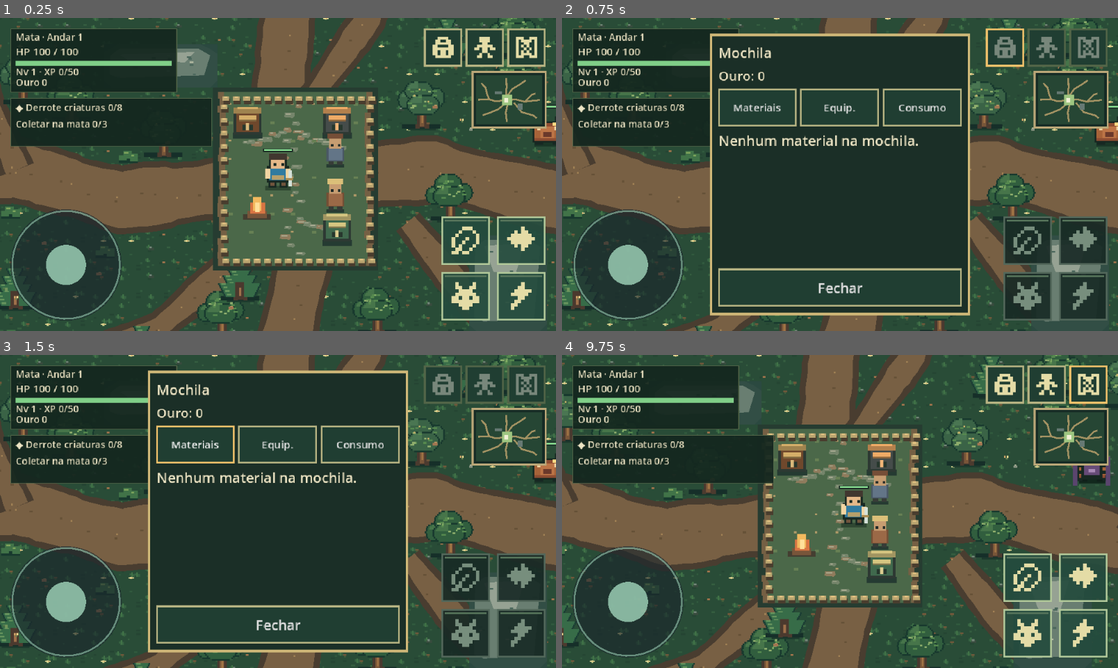
Above: before the commit, frames 1-4 (two rows, left to right).
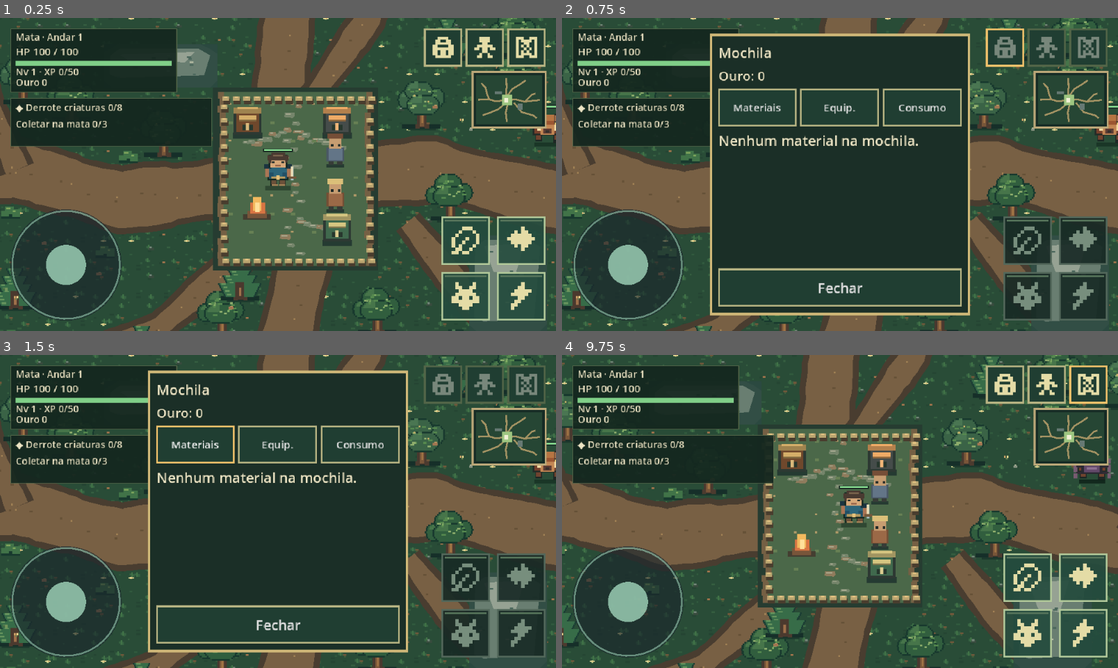
Above: after the commit, the same moments.

Repository: thiagohugo12-dotcom/arveon
Game: Godot game, scene res://scenes/main.tscn
Two runs of this game, one before a commit and one after it. Both use one fixed random seed, a clock stepped at 60 frames per second and the inputs below.
Inputs (mouse positions are in pixels of both pictures, inside the frame that each line leads up to):
- Up to frame 1 (0.25 s): no input
- Up to frame 2 (0.75 s): click (1006, 46) at 0.52 s
- Up to frame 3 (1.5 s): click "Materiais" at 1.25 s
- Up to frame 4 (9.75 s): click "Equip." at 2 s; click "Consumo" at 2.75 s; click "Fechar" at 3.5 s; click (1045, 383) at 4.27 s; click "Personagem" at 5 s; click "Habilidades" at 5.75 s; click "Fechar · C / Esc" at 6.5 s; click (1090, 383) at 7.27 s; tap Enter at 8 s; drag from (628, 602) to (895, 442) at 8.02 s; drag from (1029, 577) to (812, 574) at 8.77 s; tap Space at 9.5 s; move the mouse to (1084, 577) at 9.52 s; hold D (move_right) from 9.53 s (still down); hold E (interact) from 9.53 s (still down); click (1084, 577) at 9.67 s

The runs differ from the first frame. In frame 1, 0.6% of the frame differs, in the area x 47-100%, y 30-55%; in frame 2, 0.2%; in frame 3, 0.2%; in frame 4, 0.6%, in the area x 50-99%, y 32-55%.

Commit message:
Add animated pixel actor atlas and rooted guardian silhouette

Diff:
--- a/scripts/presentation/actor_view.gd
+++ b/scripts/presentation/actor_view.gd
@@ -1,7 +1,8 @@
 class_name ActorView
 extends Node2D
 
-# Procedural pixel-style actors: temporary art, independent of hitboxes/gameplay.
+# Small hand-authored frames; visual state is independent of hitboxes/gameplay.
+const ATLAS := preload("res://assets/art/actor_atlas.png")
 @export_enum("Aventureiro", "Javali", "Aranha", "Mandacaru") var appearance: int = 0
 var facing := Vector2.DOWN
 var hp_ratio: float = 1.0
@@ -118,11 +119,14 @@
 					draw_rect(Rect2(mark - Vector2(2, 2), Vector2(4, 4)), Color("#f7d47c"))
 	var step: float = -2.0 if walking and anim_frame % 2 == 0 else 0.0
 	px(-15, 13, 30, 5, Color(0.02, 0.08, 0.06, 0.40))
-	match appearance:
-		0: _draw_adventurer(step)
-		1: _draw_boar(step)
-		2: _draw_spider(step)
-		3: _draw_cactus(step)
+	var frame := anim_frame if walking else 0
+	draw_texture_rect_region(ATLAS, Rect2(-24, -32 + step, 48, 48), Rect2(frame * 48, appearance * 48, 48, 48))
+	if elite:
+		# Ochre mantle, bright crest and eye tint distinguish elite enemies at a glance.
+		px(-16, -24 + step, 7, 5, Color("#bd844b"))
+		px(9, -24 + step, 7, 5, Color("#bd844b"))
+		px(-8, -27 + step, 16, 3, Color("#e5b968"))
+		px(-3, -32 + step, 6, 5, Color("#cf6c48"))
 	if attack_left > 0.0 and appearance == 0:
 		var side: float = -1.0 if facing.x < -0.3 else 1.0
 		px(side * 15.0 - 3.0, -22.0, 5, 31, Color("#fce7a1"))
@@ -147,74 +151,3 @@
 			px(side * (8 + drift), 3 + drift, 4, 4, Color("#685641"))
 	px(-17, -30, 34, 4, LINE)
 	px(-16, -29, 32.0 * hp_ratio, 2, Color("#8ce395"))
-
-func _draw_adventurer(b: float) -> void:
-	# Boots / gait animation, cloak, hair, face and short sword.
-	var swing: float = 3.0 if walking and anim_frame % 2 == 0 else -3.0 if walking else 0.0
-	px(-11, 6 + b, 9, 9 + swing * 0.3, LINE)
-	px(2, 6 + b, 9, 9 - swing * 0.3, LINE)
-	px(-9, 6 + b, 5, 7, Color("#70543d"))
-	px(4, 6 + b, 5, 7, Color("#70543d"))
-	px(-13, -10 + b, 26, 19, LINE)
-	px(-10, -9 + b, 20, 16, Color("#307ba0"))
-	px(-7, 1 + b, 14, 5, Color("#b7a06a"))
-	px(-15, -7 + b + swing * 0.5, 6, 12, PALE)
-	px(9, -7 + b - swing * 0.5, 6, 12, PALE)
-	px(-10, -24 + b, 20, 17, LINE)
-	px(-8, -20 + b, 16, 13, Color("#e6b989"))
-	px(-10, -24 + b, 20, 7, Color("#41372f"))
-	px(-5, -13 + b, 3, 3, LINE)
-	px(4, -13 + b, 3, 3, LINE)
-	var side: float = -1.0 if facing.x < -0.3 else 1.0
-	px(side * 14.0 - 2.0, -5 + b, 4, 19, Color("#d5e1d9"))
-	px(side * 12.0 - 3.0, 4 + b, 8, 3, Color("#aa8b51"))
-
-func _draw_boar(b: float) -> void:
-	var stride: float = 2.0 if walking and anim_frame % 2 == 0 else 0.0
-	px(-14, 8, 9, 8 - stride, LINE)
-	px(6, 8, 9, 8 + stride, LINE)
-	px(-17, -11 + b, 34, 24, LINE)
-	px(-15, -9 + b, 30, 20, Color("#8e4d32"))
-	px(-15, -8 + b, 9, 16, Color("#a76339"))
-	px(8, -8 + b, 9, 16, Color("#a76339"))
-	px(-18, -17 + b, 9, 8, LINE)
-	px(9, -17 + b, 9, 8, LINE)
-	px(-8, -5 + b, 16, 13, Color("#bd7547"))
-	px(-5, 1 + b, 10, 6, Color("#6b392b"))
-	px(-12, -5 + b, 4, 4, PALE)
-	px(8, -5 + b, 4, 4, PALE)
-	px(-10, -10 + b, 4, 4, Color("#fcdb84"))
-	px(6, -10 + b, 4, 4, Color("#fcdb84"))
-
-func _draw_spider(b: float) -> void:
-	var stride: float = 4.0 if walking and anim_frame % 2 == 0 else -2.0 if walking else 0.0
-	for side in [-1, 1]:
-		for leg in range(4):
-			var yy: float = -13.0 + float(leg) * 8.0
-			px(float(side * 15) - 3, yy + b, 7, 4, LINE)
-			px(float(side * 19) - 3, yy + b + stride * (1.0 if leg % 2 == 0 else -1.0), 5, 9, Color("#5b456f"))
-	px(-12, -13 + b, 24, 24, LINE)
-	px(-9, -11 + b, 18, 19, Color("#674b78"))
-	px(-7, -20 + b, 14, 12, LINE)
-	px(-5, -18 + b, 10, 8, Color("#9979a1"))
-	px(-6, -12 + b, 5, 4, Color("#ffe086"))
-	px(2, -12 + b, 5, 4, Color("#ffe086"))
-	px(-4, 1 + b, 8, 4, Color("#a98ab7"))
-
-func _draw_cactus(b: float) -> void:
-	px(-12, 9, 9, 7, LINE)
-	px(3, 9, 9, 7, LINE)
-	px(-10, 8, 20, 7, Color("#426c3e"))
-	px(-13, -14 + b, 26, 25, LINE)
-	px(-10, -12 + b, 20, 22, Color("#4e965e"))
-	px(-6, -12 + b, 4, 19, Color("#6db777"))
-	px(5, -12 + b, 3, 19, Color("#37794c"))
-	px(-18, -6 + b, 8, 17, LINE)
-	px(-16, -4 + b, 6, 12, Color("#4e965e"))
-	px(10, -14 + b, 8, 18, LINE)
-	px(10, -12 + b, 6, 14, Color("#6db777"))
-	px(-5, -21 + b, 10, 9, Color("#f5b66b"))
-	px(-2, -25 + b, 4, 7, Color("#ffdb76"))
-	px(-8, -4 + b, 3, 3, LINE)
-	px(5, -4 + b, 3, 3, LINE)
-	px(-2, 4 + b, 5, 3, Color("#204d38"))
--- a/scripts/presentation/guardian_view.gd
+++ b/scripts/presentation/guardian_view.gd
@@ -17,15 +17,37 @@
 			2:
 				for angle in [-0.35, 0.0, 0.35]:
 					draw_line(Vector2.ZERO, telegraph_direction.rotated(angle) * 200.0, Color("#ffc570"), 3.0)
-	draw_rect(Rect2(-30, 22, 60, 8), Color("#14291e"))
-	for x in [-22, -10, 6, 20]:
-		draw_rect(Rect2(x, 6, 8, 22), Color("#876448"))
-	draw_rect(Rect2(-22, -20, 44, 46), Color("#69482f"))
-	draw_rect(Rect2(-14, -28, 28, 45), Color("#966c41") if flash_left <= 0.0 else Color("#f7e4aa"))
-	draw_rect(Rect2(-32, -34, 64, 18), Color("#315b3a"))
-	draw_rect(Rect2(-23, -44, 46, 17), Color("#608150"))
-	draw_rect(Rect2(-12, -8, 6, 6), Color("#e5c678"))
-	draw_rect(Rect2(6, -8, 6, 6), Color("#e5c678"))
+	# Root feet, knotted trunk and offset crown give the guardian its own silhouette.
+	draw_rect(Rect2(-32, 23, 64, 6), Color("#14291e"))
+	for side in [-1, 1]:
+		var s: float = side
+		draw_colored_polygon(PackedVector2Array([
+			Vector2(s * 6, 4), Vector2(s * 20, 8), Vector2(s * 29, 25),
+			Vector2(s * 18, 22), Vector2(s * 10, 15)
+		]), Color("#60442e"))
+		draw_colored_polygon(PackedVector2Array([
+			Vector2(s * 14, -24), Vector2(s * 28, -29), Vector2(s * 41, -19),
+			Vector2(s * 36, -10), Vector2(s * 22, -14)
+		]), Color("#294c38"))
+		draw_rect(Rect2(s * 25 - 4, -25, 9, 4), Color("#61905a"))
+	draw_colored_polygon(PackedVector2Array([
+		Vector2(-20, 17), Vector2(-23, -8), Vector2(-17, -28), Vector2(-10, -39),
+		Vector2(12, -39), Vector2(22, -24), Vector2(20, 7), Vector2(13, 22), Vector2(-9, 24)
+	]), Color("#4b392b"))
+	draw_colored_polygon(PackedVector2Array([
+		Vector2(-13, 14), Vector2(-16, -12), Vector2(-10, -34),
+		Vector2(10, -34), Vector2(16, -13), Vector2(13, 16)
+	]), Color("#977047") if flash_left <= 0.0 else Color("#f7e4aa"))
+	draw_rect(Rect2(-7, -20, 4, 26), Color("#b38b5b"))
+	draw_rect(Rect2(4, -27, 3, 19), Color("#684932"))
+	draw_rect(Rect2(-10, -5, 5, 4), Color("#e8c077"))
+	draw_rect(Rect2(5, -5, 5, 4), Color("#e8c077"))
+	draw_rect(Rect2(-5, 5, 10, 3), Color("#493927"))
+	for p in [Vector2(-20, -35), Vector2(-13, -44), Vector2(1, -48), Vector2(15, -41), Vector2(22, -32)]:
+		draw_rect(Rect2(p, Vector2(13, 7)), Color("#284b36"))
+		draw_rect(Rect2(p + Vector2(3, -2), Vector2(7, 4)), Color("#5c8651"))
+	draw_rect(Rect2(-9, -43, 5, 3), Color("#9baa65"))
+	draw_rect(Rect2(11, -39, 4, 3), Color("#a3a46c"))
 	draw_rect(Rect2(-34, -57, 68, 5), Color("#1a241e"))
 	draw_rect(Rect2(-34, -57, 68 * hp_ratio, 5), Color("#97c273"))
 	draw_string(ThemeDB.fallback_font, Vector2(-48, -64), "Guardião das Raízes", HORIZONTAL_ALIGNMENT_LEFT, -1, 11, Color("#e7cf8a"))
--- a/tests/mobile_capture.gd
+++ b/tests/mobile_capture.gd
@@ -69,6 +69,33 @@
 		main.hud.show_station("Ferreiro", p)
 		await _capture(orientation + "_smith")
 		main.hud.close_station()
+	# Separate art sheet makes every integrated actor and two walk poses reviewable.
+	root.size = Vector2i(640, 360)
+	root.content_scale_size = Vector2i(640, 360)
+	main.visible = false
+	var gallery := Node2D.new()
+	root.add_child(gallery)
+	var backdrop := ColorRect.new()
+	backdrop.color = Color("#294c37")
+	backdrop.size = Vector2(640, 360)
+	gallery.add_child(backdrop)
+	var samples: Array[ActorView] = []
+	for i in range(5):
+		var sample := ActorView.new()
+		sample.appearance = 1 if i == 4 else i
+		sample.elite = i == 4
+		sample.position = Vector2(73 + i * 101, 205)
+		gallery.add_child(sample)
+		samples.append(sample)
+	var boss := GuardianView.new()
+	boss.position = Vector2(572, 205)
+	gallery.add_child(boss)
+	await _capture("actors_idle")
+	for sample in samples:
+		sample.walking = true
+		sample.anim_frame = 1
+	await _capture("actors_stride")
+	gallery.queue_free()
 	main.queue_free()
 	await process_frame
 	DirAccess.remove_absolute(ProjectSettings.globalize_path(path))
--- /dev/null
+++ b/tools/generate_actor_atlas.gd
@@ -0,0 +1,115 @@
+extends SceneTree
+
+# Hand-authored 48px frames, four walk phases per actor. Source stays reproducible.
+const SIZE := 48
+var atlas: Image
+
+func _initialize() -> void:
+	atlas = Image.create(SIZE * 4, SIZE * 4, false, Image.FORMAT_RGBA8)
+	atlas.fill(Color.TRANSPARENT)
+	for actor in range(4):
+		for frame in range(4):
+			var o := Vector2i(frame * SIZE, actor * SIZE)
+			match actor:
+				0: _adventurer(o, frame)
+				1: _boar(o, frame)
+				2: _spider(o, frame)
+				3: _cactus(o, frame)
+	var error := atlas.save_png("res://assets/art/actor_atlas.png")
+	print("Actor atlas: ", error, " · 192x192")
+	quit(0 if error == OK else 1)
+
+func _p(o: Vector2i, x: int, y: int, w: int, h: int, c: String) -> void:
+	atlas.fill_rect(Rect2i(o + Vector2i(x, y), Vector2i(w, h)), Color(c))
+
+func _adventurer(o: Vector2i, f: int) -> void:
+	var bob := 1 if f % 2 else 0
+	var left := 2 if f == 1 else -1 if f == 3 else 0
+	var right := -1 if f == 1 else 2 if f == 3 else 0
+	# Separated boots, cloak hem, belt and shoulder pads define the silhouette.
+	_p(o, 15 + left, 37, 8, 8, "#172922")
+	_p(o, 25 + right, 37, 8, 8, "#172922")
+	_p(o, 16 + left, 38, 6, 5, "#6c513a")
+	_p(o, 26 + right, 38, 6, 5, "#6c513a")
+	_p(o, 17 + left, 43, 7, 2, "#a28156")
+	_p(o, 25 + right, 43, 7, 2, "#a28156")
+	_p(o, 12, 22 + bob, 24, 17, "#172922")
+	_p(o, 14, 23 + bob, 20, 14, "#2d6579")
+	_p(o, 14, 30 + bob, 5, 6, "#225066")
+	_p(o, 29, 30 + bob, 5, 6, "#225066")
+	_p(o, 16, 34 + bob, 16, 3, "#b29860")
+	_p(o, 22, 33 + bob, 4, 5, "#e5c27b")
+	_p(o, 9, 22 + bob + left, 5, 13, "#ab7655")
+	_p(o, 34, 22 + bob + right, 5, 13, "#ab7655")
+	_p(o, 8, 20 + bob + left, 8, 5, "#1b3440")
+	_p(o, 32, 20 + bob + right, 8, 5, "#1b3440")
+	_p(o, 13, 9 + bob, 22, 15, "#172922")
+	_p(o, 15, 13 + bob, 18, 11, "#d6a879")
+	_p(o, 17, 17 + bob, 3, 2, "#24302d")
+	_p(o, 28, 17 + bob, 3, 2, "#24302d")
+	_p(o, 21, 21 + bob, 6, 2, "#9a684d")
+	_p(o, 12, 10 + bob, 24, 6, "#493a31")
+	_p(o, 16, 7 + bob, 16, 6, "#493a31")
+	_p(o, 18, 9 + bob, 12, 2, "#79634c")
+	_p(o, 13, 14 + bob, 3, 5, "#493a31")
+	_p(o, 32, 13 + bob, 3, 5, "#493a31")
+	# Short blade at the hip; actual attack is rendered by ActorView.
+	_p(o, 39, 23 + bob, 3, 16, "#a6bcc0")
+	_p(o, 39, 23 + bob, 2, 12, "#ecdfb6")
+	_p(o, 36, 34 + bob, 9, 3, "#75583c")
+
+func _boar(o: Vector2i, f: int) -> void:
+	var bob := 1 if f % 2 else 0
+	for x in [10, 31]:
+		_p(o, x, 35 + (2 if (f + x) % 2 else 0), 8, 9, "#1e2825")
+		_p(o, x + 1, 35, 6, 7, "#70432f")
+	_p(o, 7, 18 + bob, 34, 19, "#242b27")
+	_p(o, 9, 19 + bob, 30, 16, "#76402c")
+	_p(o, 11, 14 + bob, 26, 12, "#9b5632")
+	_p(o, 15, 13 + bob, 18, 7, "#b67543")
+	_p(o, 6, 12 + bob, 10, 12, "#302e28")
+	_p(o, 32, 12 + bob, 10, 12, "#302e28")
+	_p(o, 9, 14 + bob, 6, 7, "#af7450")
+	_p(o, 33, 14 + bob, 6, 7, "#af7450")
+	_p(o, 16, 25 + bob, 16, 11, "#c38754")
+	_p(o, 19, 29 + bob, 10, 6, "#5e3d34")
+	for x in [12, 32]:
+		_p(o, x, 25 + bob, 5, 7, "#f0d9a2")
+		_p(o, x + 1, 22 + bob, 3, 3, "#f1cf73")
+	_p(o, 22, 31 + bob, 4, 3, "#342e2b")
+
+func _spider(o: Vector2i, f: int) -> void:
+	for side in [-1, 1]:
+		for leg in range(4):
+			var x := 6 if side < 0 else 36
+			var y := 19 + leg * 5 + (2 if (f + leg) % 2 else 0)
+			_p(o, x, y, 7, 3, "#312b35")
+			_p(o, x - 3 if side < 0 else x + 6, y + 2, 4, 6, "#785b72")
+	_p(o, 12, 20, 24, 19, "#2a2932")
+	_p(o, 15, 21, 18, 16, "#624969")
+	_p(o, 18, 12 + f % 2, 12, 13, "#302c38")
+	_p(o, 20, 14 + f % 2, 8, 9, "#8b6b8b")
+	_p(o, 17, 25, 14, 3, "#9a7694")
+	_p(o, 18, 31, 12, 3, "#8e7193")
+	_p(o, 19, 17 + f % 2, 3, 3, "#f5cc74")
+	_p(o, 26, 17 + f % 2, 3, 3, "#f5cc74")
+	_p(o, 22, 22, 4, 2, "#d8b2a8")
+
+func _cactus(o: Vector2i, f: int) -> void:
+	var sway := 1 if f == 1 else -1 if f == 3 else 0
+	_p(o, 14, 37, 8, 7, "#26392c")
+	_p(o, 27, 37, 8, 7, "#26392c")
+	_p(o, 13 + sway, 17, 22, 22, "#244a38")
+	_p(o, 15 + sway, 17, 18, 20, "#509368")
+	_p(o, 18 + sway, 19, 3, 17, "#81b780")
+	_p(o, 29 + sway, 19, 2, 16, "#326f4b")
+	_p(o, 6 + sway, 23, 9, 13, "#274936")
+	_p(o, 8 + sway, 24, 6, 10, "#5ba272")
+	_p(o, 33 + sway, 17, 9, 18, "#274936")
+	_p(o, 34 + sway, 18, 6, 15, "#5ba272")
+	_p(o, 17 + sway, 11, 15, 8, "#315e3f")
+	_p(o, 20 + sway, 9, 9, 8, "#edab5e")
+	_p(o, 23 + sway, 6, 3, 8, "#f6d37d")
+	for x in [18, 28]:
+		_p(o, x + sway, 26, 3, 3, "#1d3c32")
+	_p(o, 22 + sway, 32, 5, 2, "#2a6342")
Binary file added: assets/art/actor_atlas.png
Not shown, added: assets/art/actor_atlas.png.import
Not shown, changed: .github/workflows/web.yml
